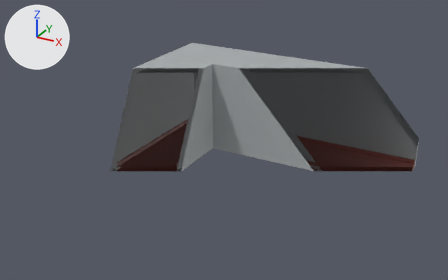
A saved change to the Blender file _design/scene1.blend.
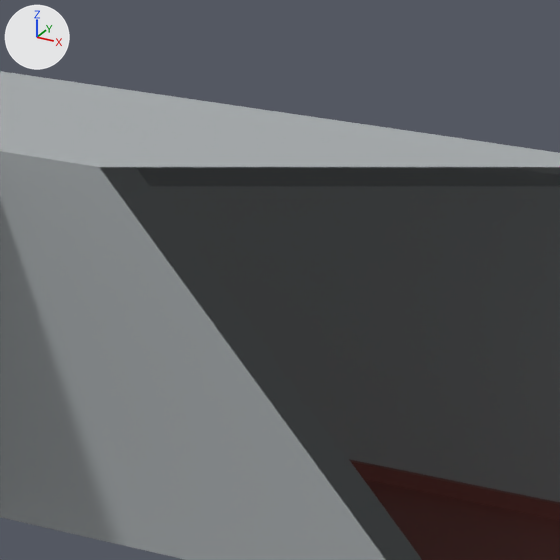
Old and new are each drawn whole from a 50 mm lens placed at (25.0, -28.41, 19.64), pointed at (6.43, 5.34, 2.76) and again close up on the part from 48% to 77% of the width and 11% to 57% of the height. The axes (+X, +Y, +Z) are drawn at upper left. The lights are the same throughout. The older version's two pictures come first. Everything nearer to the camera than a plane just in front of the edit is cut away.
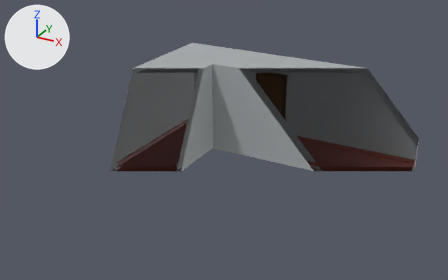
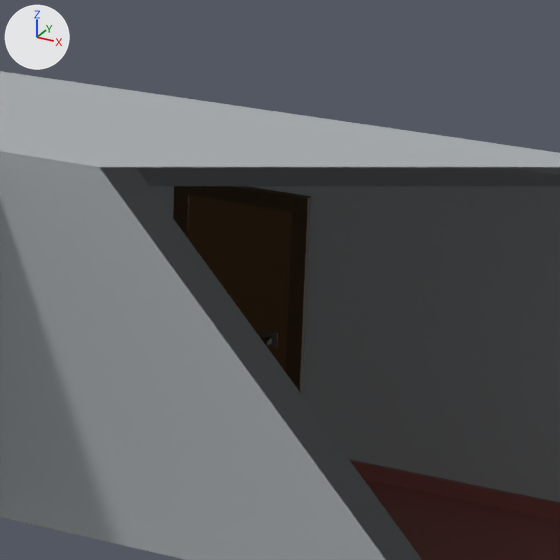
Commit message: feat: Add a door

Edits to the scene script, one JSON object a line:
```json
{"op": "add", "block": "mat_door_base_handle", "code": ["mat_door_base_handle = principled_material('door_base_handle')", "mat_door_base_handle.base_color = (0.0817, 0.0685, 0.0576)  # dark grey #514a44"]}
{"op": "add", "block": "mat_door_handle", "code": ["mat_door_handle = principled_material('door_handle')", "mat_door_handle.base_color = (0.038, 0.02, 0.00728)  # brown #372715"]}
{"op": "add", "block": "mat_door_frame", "code": ["mat_door_frame = principled_material('door_frame')", "mat_door_frame.base_color = (0.0548, 0.0281, 0.0096)  # brown #422f19"]}
{"op": "add", "block": "mat_door", "code": ["mat_door = principled_material('door')", "mat_door.base_color = (0.103, 0.0509, 0.0159)  # brown #5a4022"]}
{"op": "add", "block": "me_cube_026", "code": ["me_cube_026 = bpy.data.meshes.new('Cube.026')", "me_cube_026.from_pydata([(-0.15, 0.038, -0.113), (-0.15, -0.262, -0.113), (0.15, -0.263, -0.112), (0.15, 0.037, -0.112), (-0.15, 0.038, -0.143), (-0.15, -0.262, -0.143), (0.15, -0.263, -0.142), (0.15, 0.037, -0.142)], [], [(0, 1, 2, 3), (4, 7, 6, 5), (2, 1, 5, 6), (3, 2, 6, 7), (1, 0, 4, 5), (0, 3, 7, 4)])", "me_cube_026.materials.append(mat_door_base_handle)  # dark grey #514a44"]}
{"op": "add", "block": "me_cube_025", "code": ["me_cube_025 = bpy.data.meshes.new('Cube.025')", "me_cube_025.from_pydata(...)  # 16 vertices, 14 faces; spans x -0.05..0.05, y -0.163..0.338, z -0.113..0.088", "me_cube_025.materials.append(mat_door_handle)  # brown #372715"]}
{"op": "add", "block": "me_cube_023", "code": ["me_cube_023 = bpy.data.meshes.new('Cube.023')", "me_cube_023.from_pydata(...)  # 24 vertices, 22 faces; spans x -3.2..2.1, y 5.1..7.8, z -0.15..0.0", "me_cube_023.materials.append(mat_door_frame)  # brown #422f19"]}
{"op": "add", "block": "me_cube_011", "code": ["me_cube_011 = bpy.data.meshes.new('Cube.011')", "me_cube_011.from_pydata([(1.8, 7.5, -0.05), (1.8, 7.5, -0.15), (1.8, 5.4, -0.05), (1.8, 5.4, -0.15), (-3.2, 7.5, -0.05), (-3.2, 7.5, -0.15), (-3.2, 5.4, -0.05), (-3.2, 5.4, -0.15)], [], [(0, 4, 6, 2), (7, 6, 4, 5), (5, 1, 3, 7)])", "me_cube_011.materials.append(mat_door)  # brown #5a4022"]}
{"op": "add", "block": "ob_cube_024", "code": ["ob_cube_024 = bpy.data.objects.new('Cube.024', me_cube_026)", "ob_cube_024.location = (5.94, 15.03, 1.75)", "ob_cube_024.rotation_euler = (1.571, -1.571, 0.0)  # degrees (90, -90, 0)"]}
{"op": "add", "block": "ob_cube_022", "code": ["ob_cube_022 = bpy.data.objects.new('Cube.022', me_cube_025)", "ob_cube_022.location = (5.94, 15.03, 1.75)", "ob_cube_022.rotation_euler = (1.571, -1.571, 0.0)  # degrees (90, -90, 0)"]}
{"op": "add", "block": "ob_cube_023", "code": ["ob_cube_023 = bpy.data.objects.new('Cube.023', me_cube_023)", "ob_cube_023.location = (11.8, 15.15, 2.5)", "ob_cube_023.rotation_euler = (1.571, -1.571, 0.0)  # degrees (90, -90, 0)"]}
{"op": "add", "block": "ob_cube_021", "code": ["ob_cube_021 = bpy.data.objects.new('Cube.021', me_cube_011)", "ob_cube_021.location = (11.8, 15.12, 2.5)", "ob_cube_021.rotation_euler = (1.571, -1.571, 0.0)  # degrees (90, -90, 0)"]}
```

Location of each change, [x1, y1, x2, y2] in pixels of the close-ups (560 x 560 px):
```json
{"object": "Cube.021", "change": "added", "after": [188, 195, 292, 372]}
{"object": "Cube.023", "change": "added", "after": [173, 186, 311, 396]}
{"object": "Cube.024", "change": "added", "after": [262, 330, 278, 349]}
{"object": "Cube.022", "change": "added", "after": [261, 337, 272, 346]}
```
